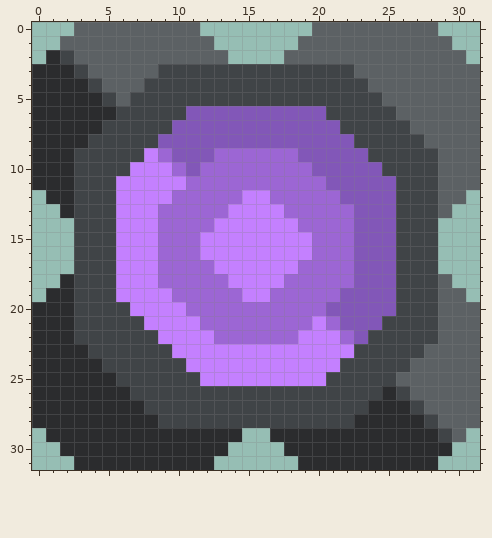
Two versions of one pixel-art sprite, sprites/blocks/power/whitorite-beam-node.png. Above: the version before the commit.
The file is 32x32 pixels.
After:
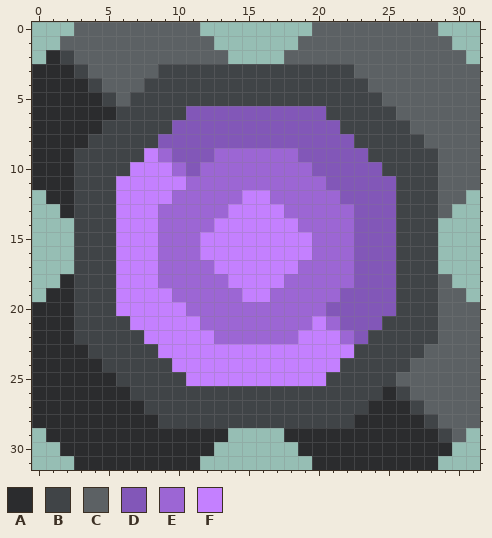
Palette (. is transparent): A #2b2c2e  B #404447  C #5c6164  D #8257b8  E #9c66d4  F #c480ff
The exact change:
@@ x 4..13 @@
 19 BBFFFFEEEE
-20 BBBFFFFEEE
-21 BBBBFFFFEE
-22 BBBBBFFFFE
-23 BBBBBBFFFF
-24 ABBBBBBFFF
-25 AABBBBBBFF
+20 BBFFFFFEEE
+21 BBBFFFFFEE
+22 BBBBFFFFFE
+23 BBBBBFFFFF
+24 ABBBBBFFFF
+25 AABBBBBFFF
 26 AAABBBBBBB
@@ x 10..21 @@
 28 BBBBBBBBBBBB
-29 AAAAA..AAAAA
-30 AAAA....AAAA
-31 AAA......AAA
+29 AAAA....AAAA
+30 AAA......AAA
+31 AA........AA
